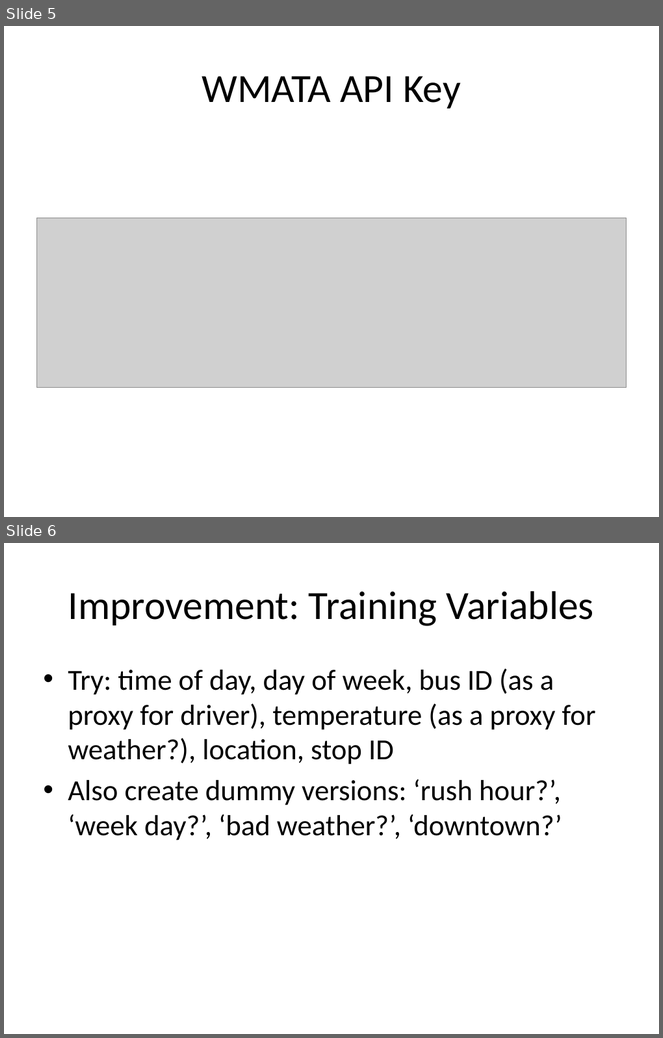
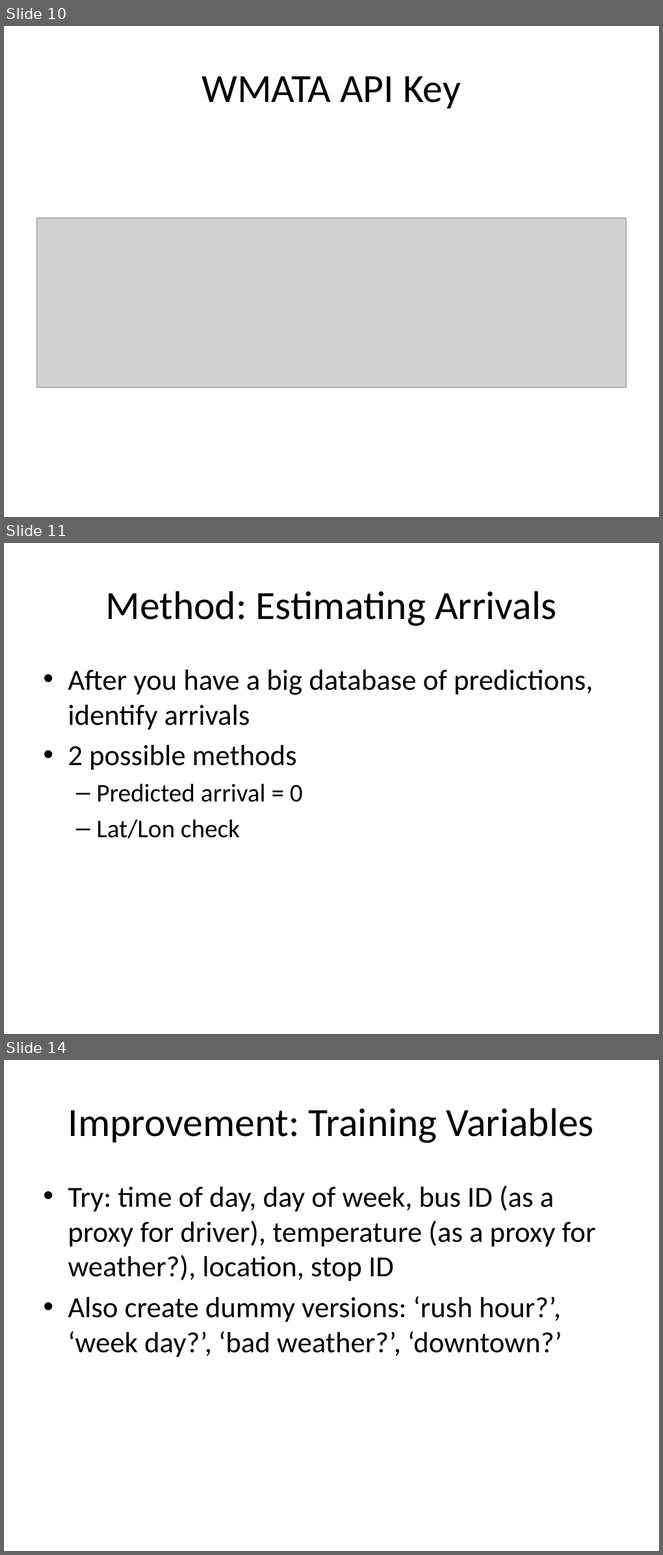
Before and after one commit to afcarl/MetroMetric, a slide deck: Notes on MetroMetric.pptx. Shown one above the other, each under a label of ours: slides 5 and 6 before the commit, slides 10, 11 and 14 after it; the slides between them are not shown. The pictures are 663x1038 and 663x1555 pixels, drawn with LibreOffice and Linux fonts; fonts in the diff are those of the drawing; grey boxes stand for pictures. Boxes give left, top, right and bottom in pixels: in the first picture for what was removed or moved away, otherwise in the second. Text is boxed around its words. In the diff, an @@ line names an element or a change of style, - is before the commit and + after.

```diff
--- a/Notes on MetroMetric.pptx
+++ b/Notes on MetroMetric.pptx
@@ slide 11 added at [4, 543, 659, 1034], background #FFFFFF @@
@@ title added at [106, 591, 556, 626], 44 pt, text #000000 @@
+Method: Estimating Arrivals
@@ text added at [68, 670, 593, 839], 32 pt, text #000000 @@
+• After you have a big database of predictions, identify arrivals
+• 2 possible methods
+  – Predicted arrival = 0
+  – Lat/Lon check
@@ what was slide 5 is now slide 10 @@
@@ what was slide 6 is now slide 14 @@
```
Also in this commit, not shown: 1 slide changed, 7 other slides added, 6 other files.
